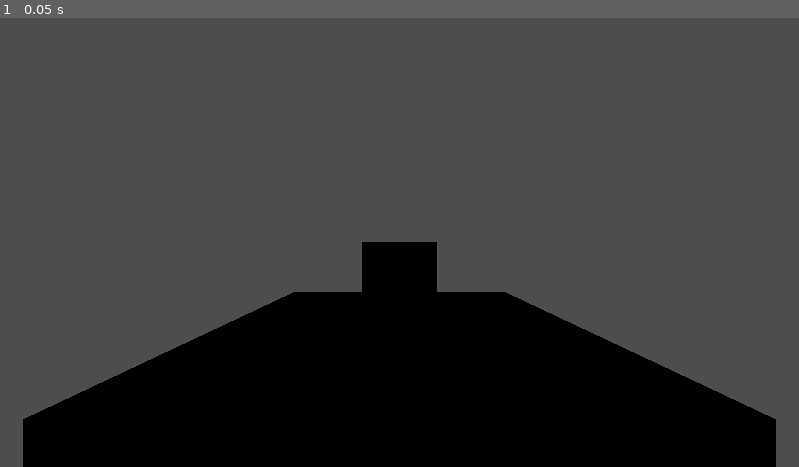
Above: before the commit, frame 1.
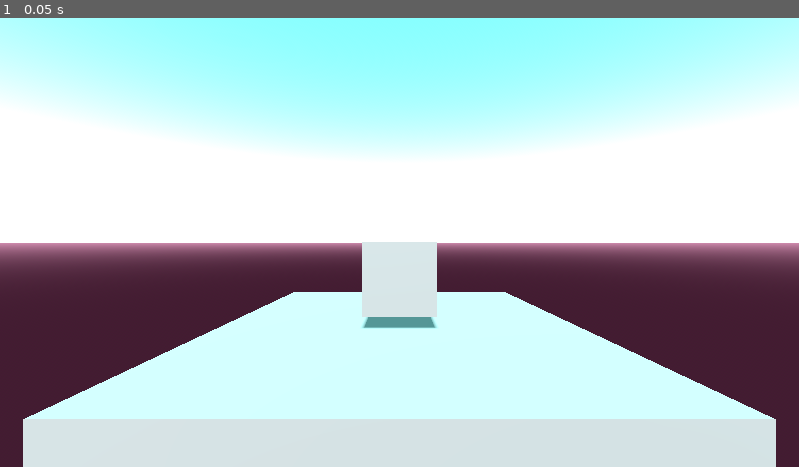
Above: after the commit, the same moment.

Repository: tumatihub/plataforma_3d_clecio
Game: Godot game, scene res://world.tscn
Same seed, same stepped clock (60 frames per second), same inputs: the game is played once before the commit and once after it. The project has no main scene, so this scene is started directly.
Inputs:
- Up to frame 1 (0.05 s): no input

The runs differ from the first frame. In frame 1, 100% of the frame differs, in the area x 0-100%, y 0-100%.

Commit message:
EP.02 - CRIE SEU JOGO 3D na Godot 4.2 | Conhecendo e configurando o World Environment

Diff:
--- /dev/null
+++ b/world-environment.tres
@@ -0,0 +1,18 @@
+[gd_resource type="Environment" load_steps=3 format=3 uid="uid://boegygcbum3t3"]
+
+[sub_resource type="ProceduralSkyMaterial" id="ProceduralSkyMaterial_4w7v6"]
+sky_top_color = Color(0.143422, 0.515799, 0.447916, 1)
+sky_horizon_color = Color(0.666399, 0.676744, 0.409955, 1)
+sky_energy_multiplier = 3.37
+ground_bottom_color = Color(0.261975, 0.119081, 0.196393, 1)
+ground_horizon_color = Color(0.831152, 0.55938, 0.696007, 1)
+
+[sub_resource type="Sky" id="Sky_7mhnw"]
+sky_material = SubResource("ProceduralSkyMaterial_4w7v6")
+
+[resource]
+background_mode = 2
+sky = SubResource("Sky_7mhnw")
+glow_normalized = true
+glow_bloom = 0.09
+glow_blend_mode = 0
--- a/world.tscn
+++ b/world.tscn
@@ -1,4 +1,6 @@
-[gd_scene load_steps=3 format=3 uid="uid://bu8n26kgdfhc"]
+[gd_scene load_steps=4 format=3 uid="uid://bu8n26kgdfhc"]
+
+[ext_resource type="Environment" uid="uid://boegygcbum3t3" path="res://world-environment.tres" id="1_5hcs3"]
 
 [sub_resource type="BoxMesh" id="BoxMesh_n6a4e"]
 
@@ -16,3 +18,10 @@
 
 [node name="Camera3D" type="Camera3D" parent="."]
 transform = Transform3D(1, 0, 0, 0, 1, 0, 0, 0, 1, 0, 1.42496, 4.44527)
+
+[node name="WorldEnvironment" type="WorldEnvironment" parent="."]
+environment = ExtResource("1_5hcs3")
+
+[node name="DirectionalLight3D" type="DirectionalLight3D" parent="."]
+transform = Transform3D(1, 0, 0, 0, 0.678685, 0.734429, 0, -0.734429, 0.678685, 0, 3.29328, 3.30803)
+shadow_enabled = true
Binary file added: DayEnvironmentHDRI004_2K-TONEMAPPED.jpg
Not shown, added: DayEnvironmentHDRI004_2K-TONEMAPPED.jpg.import
